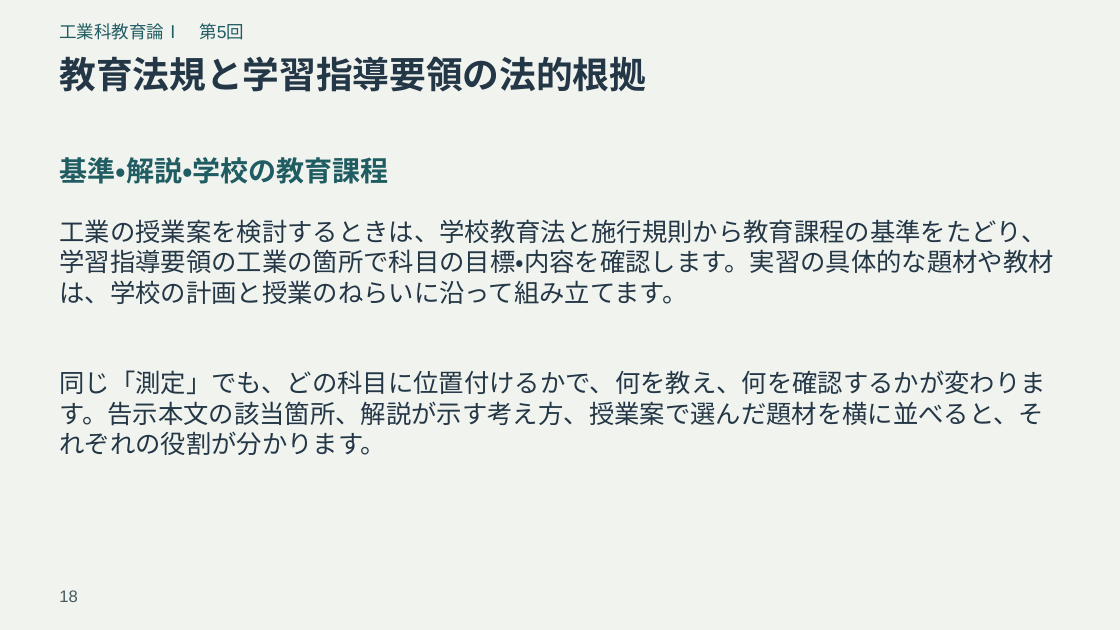
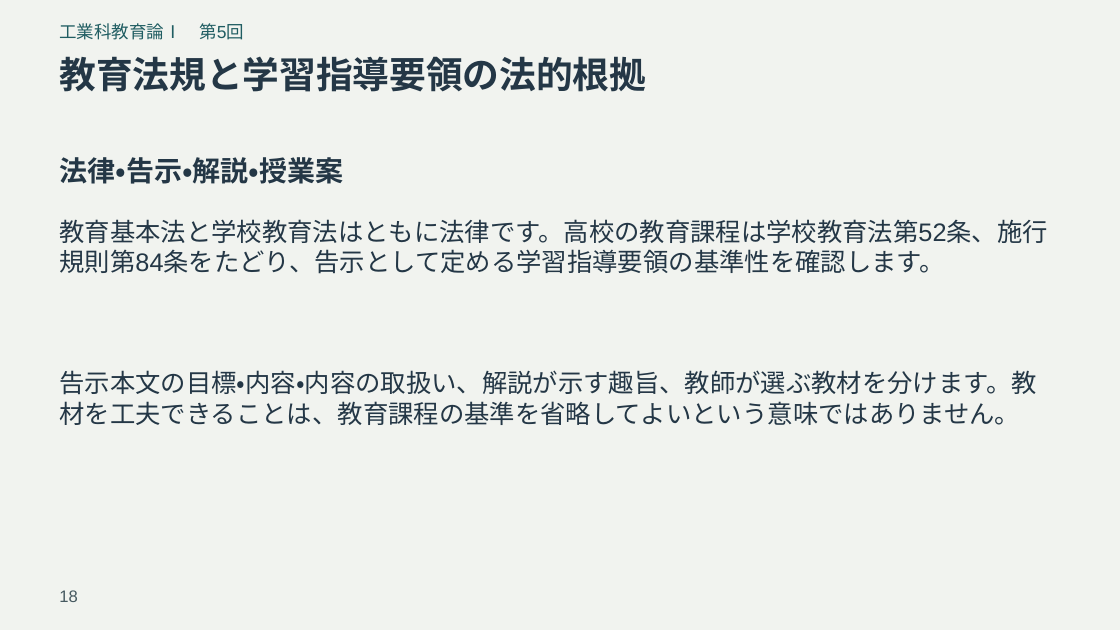
Before and after one commit to zooc-14calbp/industrial-education-i, a slide deck: slide 18 of reorganized/20261105/expanded/slides.pptx. Drawn at 1120x630 pixels with LibreOffice and Linux fonts; fonts in the diff are those of the drawing. Boxes give left, top, right and bottom in pixels: in the first picture for what was removed or moved away, otherwise in the second. Text is boxed around its words. In the diff, an @@ line names an element or a change of style, - is before the commit and + after.

```diff
--- a/reorganized/20261105/expanded/slides.pptx
+++ b/reorganized/20261105/expanded/slides.pptx
@@ text at <box>59,157,343,184</box>: text changed; text colour #205D62 to #243746 @@
-基準・解説・学校の教育課程
+法律・告示・解説・授業案
@@ text at <box>59,219,1048,274</box>: text changed @@
-工業の授業案を検討するときは、学校教育法と施行規則から教育課程の基準をたどり、学習指導要領の工業の箇所で科目の目標・内容を確認します。実習の具体的な題材や教材は、学校の計画と授業のねらいに沿って組み立てます。
+教育基本法と学校教育法はともに法律です。高校の教育課程は学校教育法第52条、施行規則第84条をたどり、告示として定める学習指導要領の基準性を確認します。
@@ text at <box>59,370,1036,425</box>: text changed @@
-同じ「測定」でも、どの科目に位置付けるかで、何を教え、何を確認するかが変わります。告示本文の該当箇所、解説が示す考え方、授業案で選んだ題材を横に並べると、それぞれの役割が分かります。
+告示本文の目標・内容・内容の取扱い、解説が示す趣旨、教師が選ぶ教材を分けます。教材を工夫できることは、教育課程の基準を省略してよいという意味ではありません。
```
Also in this commit, not shown: 47 other slides changed, 10 other files.
